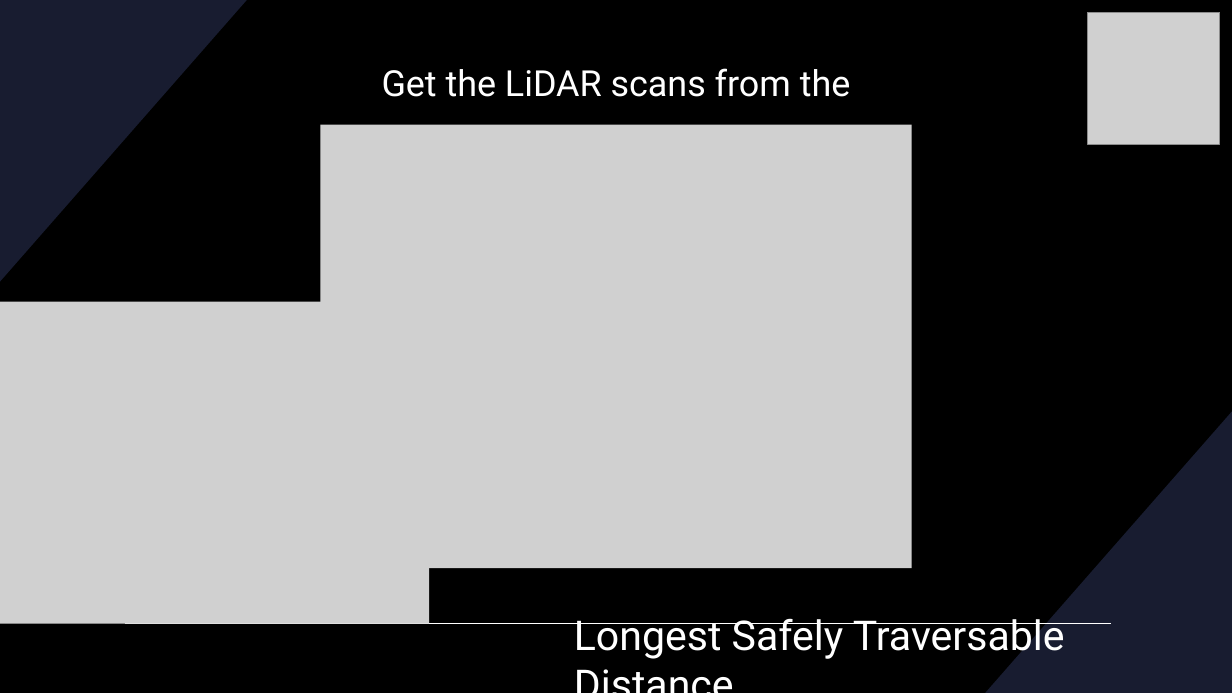
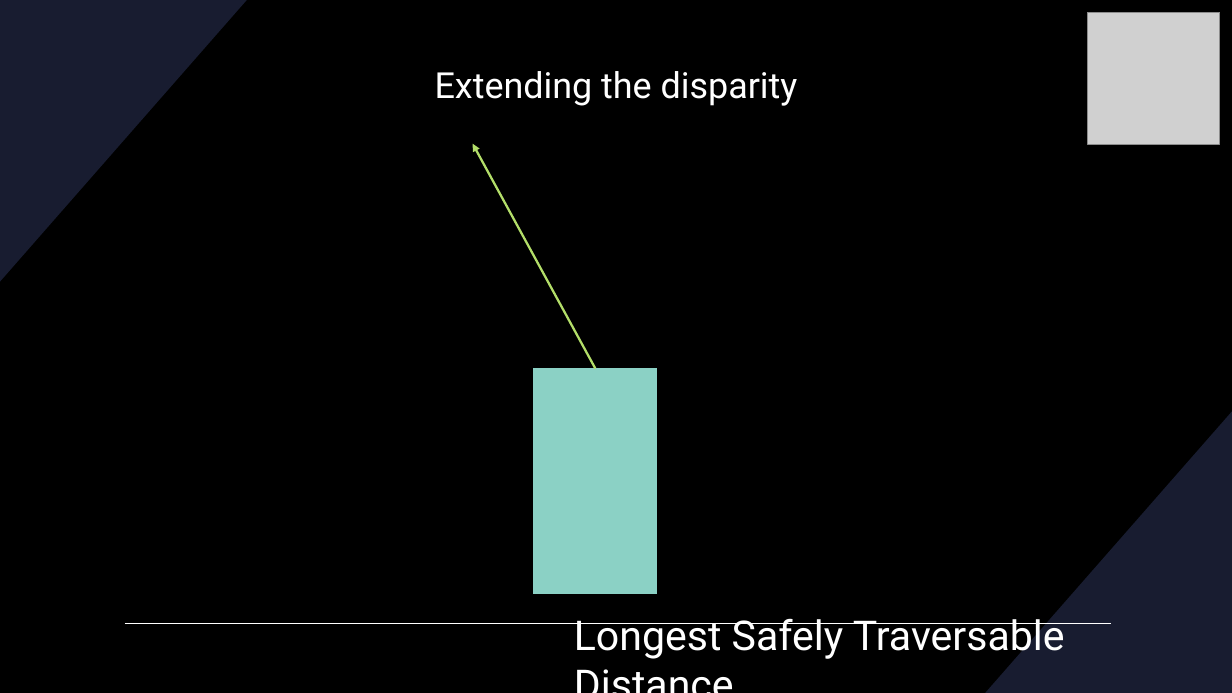
Before and after one commit to RacingAI/Reactive-Methods-Workshop, a slide deck: slide 23 of Disparity_Extender.pptx (slide 5 before the commit). Drawn at 1232x693 pixels with LibreOffice and Linux fonts; fonts in the diff are those of the drawing; grey boxes stand for pictures. Boxes give left, top, right and bottom in pixels: in the first picture for what was removed or moved away, otherwise in the second. Text is boxed around its words. In the diff, an @@ line names an element or a change of style, - is before the commit and + after.

Commit message:
Updated pptx file

```diff
--- a/Disparity_Extender.pptx
+++ b/Disparity_Extender.pptx
@@ text removed at (382, 68, 851, 125) @@
-Get the LiDAR scans from the sensors
@@ text added at (435, 71, 798, 106), 28 pt, text #FFFFFF @@
+Extending the disparity
@@ picture removed at (321, 125, 912, 568) @@
@@ arrow added from (595, 369) to (473, 144), #B3DE69 1.75 pt @@
@@ picture removed at (0, 302, 430, 624) @@
@@ rectangle added at (534, 369, 657, 593), fill #8BD1C5, outline #8BD1C5 1 pt @@
```
Also in this commit, not shown: 2 slides added, 2 slides removed.
